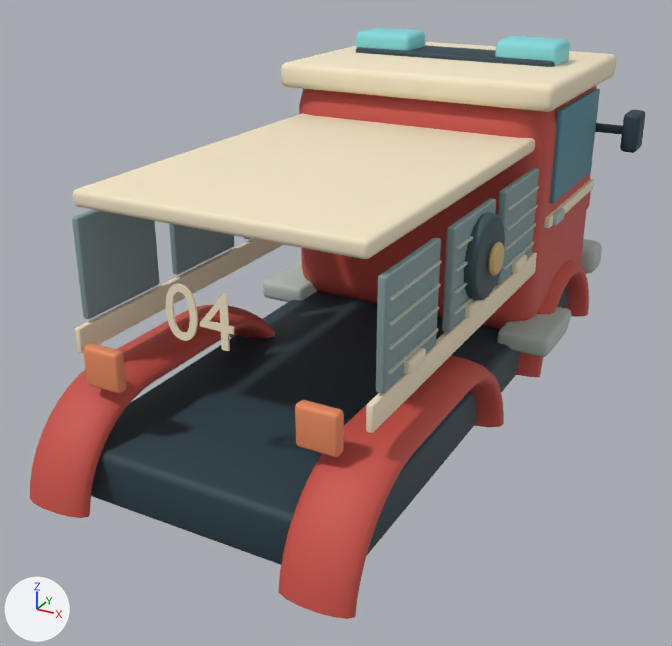
The glTF model assets/models/engine_body.glb as it was, and as the next commit left it.
One viewpoint serves both versions: a camera (50 mm lens) standing at (2.74, -5.53, 2.99) and looking at (-0.1, -0.36, 0.41). The lights are fixed; the arrows at lower left show +X, +Y and +Z. The older version comes first. Vertices at exactly the same position are counted once.

Script lines for the objects in view, before the commit:
```python
me_cube_002 = bpy.data.meshes.new('Cube.002')
me_cube_002.from_pydata(...)  # 8954 vertices, 17600 faces; spans x -1.35..1.35, y -2.41..2.37, z -0.18..2.15
me_cube_002.materials.append(mat_293f49)  # dark blue #293f49
me_cube_002.materials.append(mat_ca5147)  # red #ca5147
me_cube_002.materials.append(mat_f6e8c9)  # beige #f6e8c9
me_cube_002.materials.append(mat_558b99)  # cyan #558b99
me_cube_002.materials.append(mat_b5c1b9)  # light grey #b5c1b9
me_cube_002.materials.append(mat_82999b)  # greyish cyan #82999b
me_cube_002.materials.append(mat_c1c9bd)  # light grey #c1c9bd
me_cube_002.materials.append(mat_ffe8a6)  # beige #ffe8a6
me_cube_002.materials.append(mat_eb8d62)  # orange #eb8d62
me_cube_002.materials.append(mat_82d9de)  # cyan #82d9de
me_cube_002.materials.append(mat_384f56)  # dark cyan #384f56
me_cube_002.materials.append(mat_d9b879)  # beige #d9b879
ob_chassis = bpy.data.objects.new('Chassis', me_cube_002)
ob_chassis.location = (0.0, 0.0, 0.0)
```
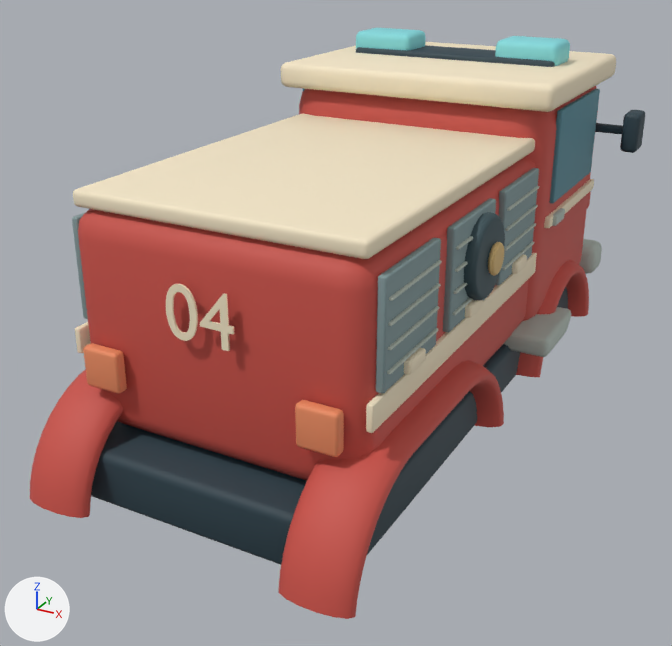
Boxes (x1, y1, x2, y2) around the edits, measured in the pictures (672 x 646 px; the box of a moved part takes in the faces that stretch with it):
part 1 of me_cube_002, added (red)
    after: (78, 156, 536, 481)
part 2 of me_cube_002, moved or reshaped (mostly hidden)
    before: (304, 286, 571, 352)
    after: (549, 318, 571, 352)

Diff of the bpy script that builds the scene:
```diff
--- a/assets/models/engine_body.glb.py
+++ b/assets/models/engine_body.glb.py
@@ me_cube_002 @@
 # used by ob_chassis; location = (0.0, 0.0, 0.0)
-me_cube_002.from_pydata(...)  # 8954 vertices, 17600 faces; spans x -1.35..1.35, y -2.41..2.37, z -0.18..2.15
+me_cube_002.from_pydata(...)  # 9174 vertices, 18036 faces; spans x -1.35..1.35, y -2.41..2.37, z -0.18..2.15
+# me_cube_002 part 1: a new loose piece of 220 vertices spanning x -0.94..0.94, y -1.95..0.85, z 0.18..1.53, in mat_ca5147 (red #ca5147)
+# me_cube_002 part 2
+# 107 faces are deleted
+# 72 new faces join them, mat_ca5147 (red #ca5147)
+# 35 new faces join them, mat_b5c1b9 (light grey #b5c1b9)
 me_cube_002.materials.append(mat_293f49)
```
